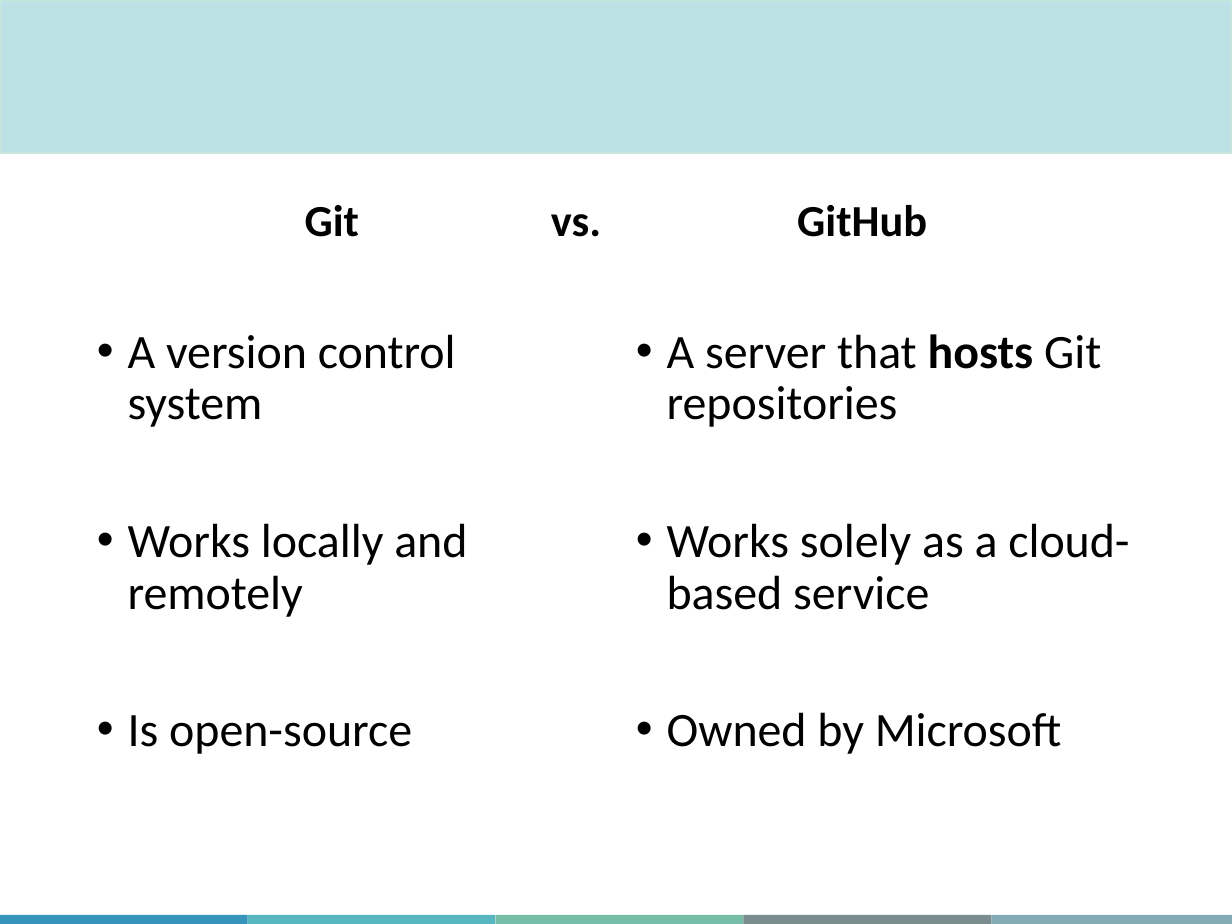
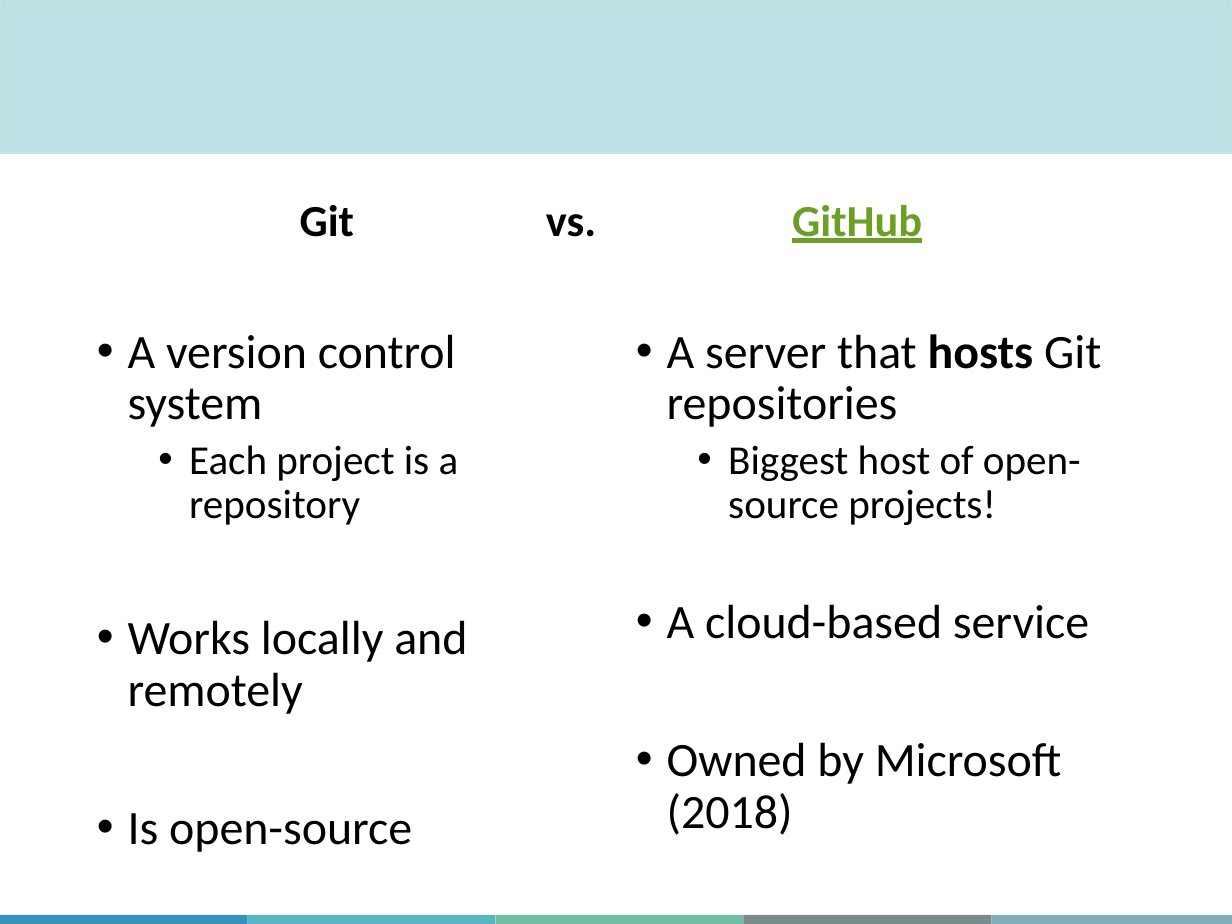
Before and after one commit to ehuan2/IntroToGitHub, a slide deck: slide 11 of Slides/MiCM_GitHub_Workshop_may_2026.pptx. Drawn at 1232x924 pixels with LibreOffice and Linux fonts; fonts in the diff are those of the drawing; background and template pictures are left out. Boxes give left, top, right and bottom in pixels: in the first picture for what was removed or moved away, otherwise in the second. Text is boxed around its words. In the diff, an @@ line names an element or a change of style, - is before the commit and + after.

```diff
--- a/Slides/MiCM_GitHub_Workshop_may_2026.pptx
+++ b/Slides/MiCM_GitHub_Workshop_may_2026.pptx
@@ text "Git vs. GitHub" at bbox=[300, 205, 922, 243]: text colour #000000 to #6B9F25, underline on in "GitHub" @@
@@ text at bbox=[189, 445, 459, 525]: paragraph added @@
+  • Each project is a repository
@@ text at bbox=[667, 445, 1089, 835]: text changed @@
-• Works solely as a cloud-based service
-• Owned by Microsoft
+  • Biggest host of open-source projects!
+• A cloud-based service
+• Owned by Microsoft (2018)
```
Also in this commit, not shown: 22 other slides changed, 4 slides added, 2 slides removed.
